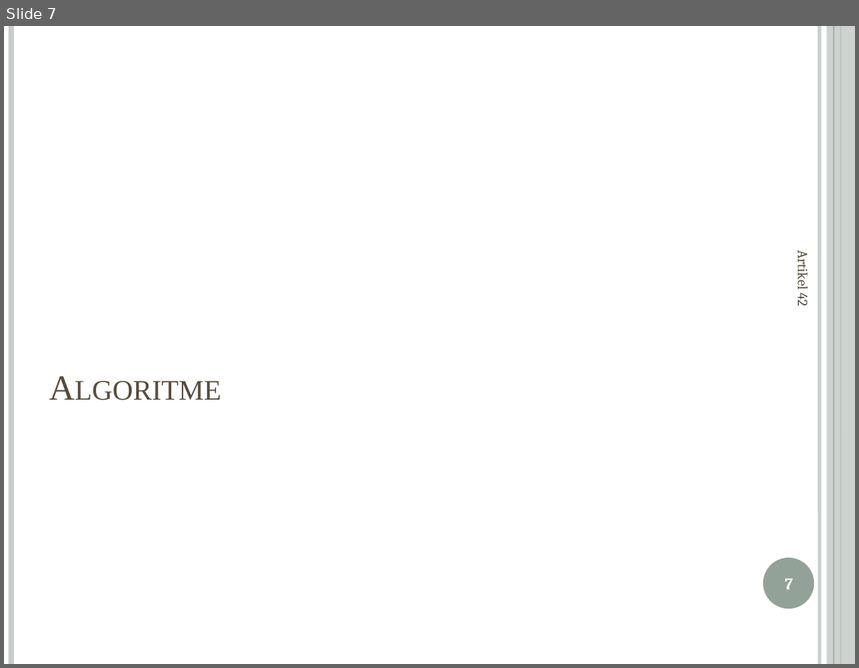
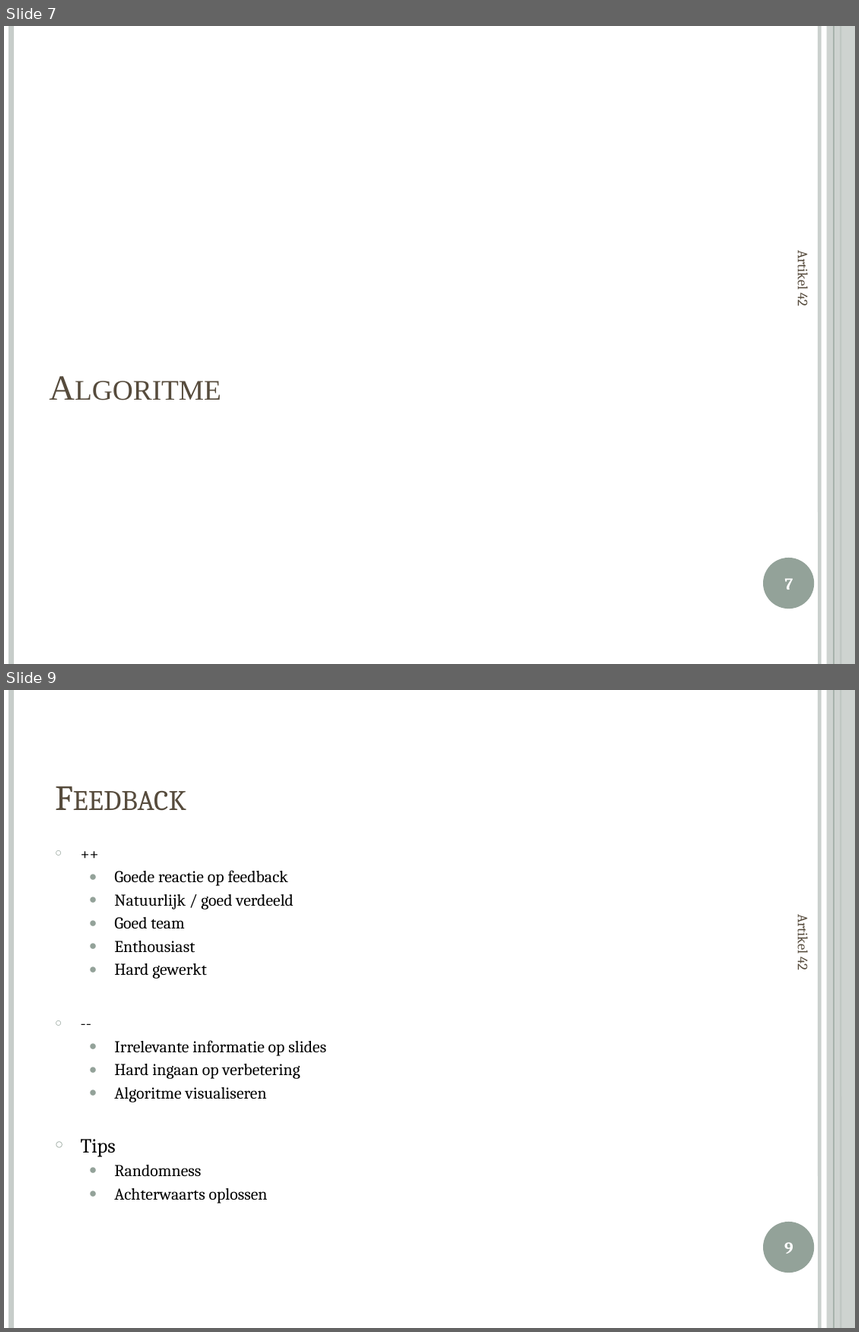
Before and after one commit to gloriousCodification/crunchnumbers, a slide deck: Presentations/Presentatie week 1.pptx. Shown one above the other, each under a label of ours: slide 7 before the commit, slides 7 and 9 after it; the slides between them are not shown. The pictures are 859x668 and 859x1332 pixels, drawn with LibreOffice and Linux fonts; fonts in the diff are those of the drawing. Boxes give left, top, right and bottom in pixels: in the first picture for what was removed or moved away, otherwise in the second. Text is boxed around its words. In the diff, an @@ line names an element or a change of style, - is before the commit and + after.

Commit message:
The Artikel 42 Algorithm

```diff
--- a/Presentations/Presentatie week 1.pptx
+++ b/Presentations/Presentatie week 1.pptx
@@ slide 9 added at (4,690,855,1328), background #FFFFFF; not listed: 6 template elements that a slide beside it also shows @@
@@ text added at (81,871,326,1204), 14 pt, text #000000 @@
+○ ++
+  ● Goede reactie op feedback
+  ● Natuurlijk / goed verdeeld
+  ● Goed team
+  ● Enthousiast
+  ● Hard gewerkt
+○ --
+  ● Irrelevante informatie op slides
+  ● Hard ingaan op verbetering
+  ● Algoritme visualiseren
+○ Tips
+  ● Randomness
+  ● Achterwaarts oplossen
@@ title added at (228,870,288,882), 30 pt, text #564B3C, small capitals @@
+Feedback
@@ text added at (794,918,813,970), 12 pt, text #564B3C @@
+Artikel 42
@@ page number added at (785,1243,794,1254), 14 pt, text #FFFFFF, bold @@
+9
```
Also in this commit, not shown: 1 slide changed, 3 other files.
